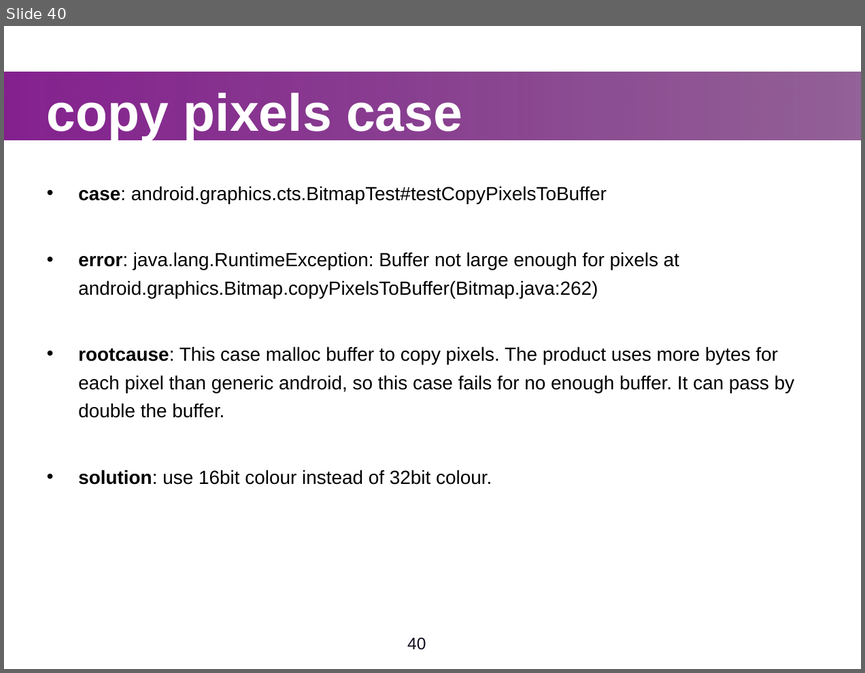
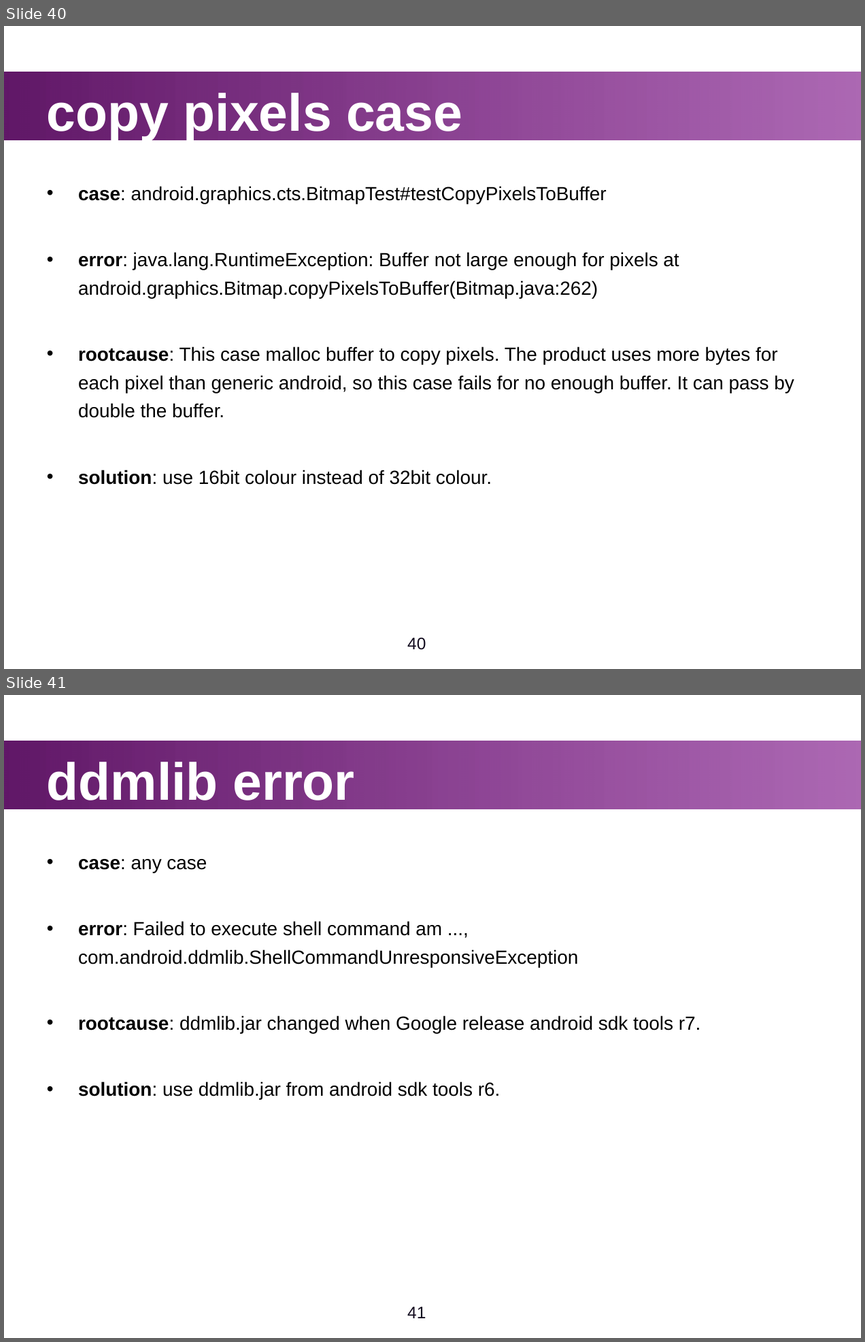
Before and after one commit to widerules/system-information, a slide deck: cts/CTS-training.ppt. Shown one above the other, each under a label of ours: slide 40 before the commit, slides 40 and 41 after it. The pictures are 865x673 and 865x1342 pixels, drawn with LibreOffice and Linux fonts; fonts in the diff are those of the drawing; background and template pictures are left out. Boxes give left, top, right and bottom in pixels: in the first picture for what was removed or moved away, otherwise in the second. Text is boxed around its words. In the diff, an @@ line names an element or a change of style, - is before the commit and + after.

Commit message:
jingtao: fix exception of cts ShellCommandUnresponsive

```diff
--- a/cts/CTS-training.ppt
+++ b/cts/CTS-training.ppt
@@ slide 41 added at (4, 695, 861, 1338), background picture (left out); not listed: 2 template elements that a slide beside it also shows @@
@@ text added at (47, 762, 355, 800), 44 pt, text #FFFFFF, bold @@
+ddmlib error
@@ text added at (78, 859, 701, 1099), 16 pt, text #000000 @@
+• case: any case
+• error: Failed to execute shell command am ..., com.android.ddmlib.ShellCommandUnresponsiveException
+• rootcause: ddmlib.jar changed when Google release android sdk tools r7.
+• solution: use ddmlib.jar from android sdk tools r6.
@@ slide 40 changed as well @@
@@ rectangle at (4, 72, 861, 139): fill gradient #85218F to #611868 to gradient #611868 to #85218F @@
```
Also in this commit, not shown: 39 other slides changed, 1 other file.
